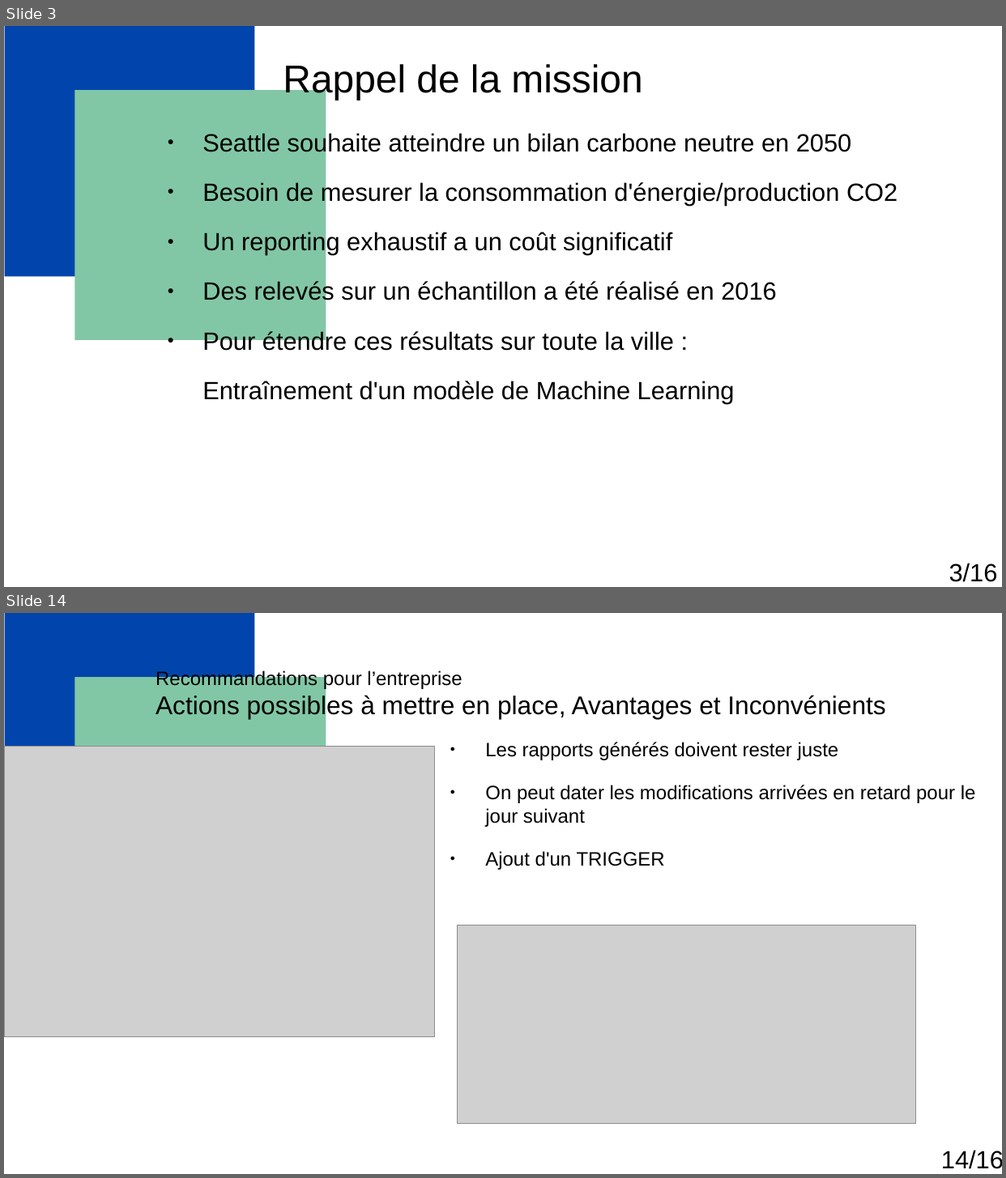
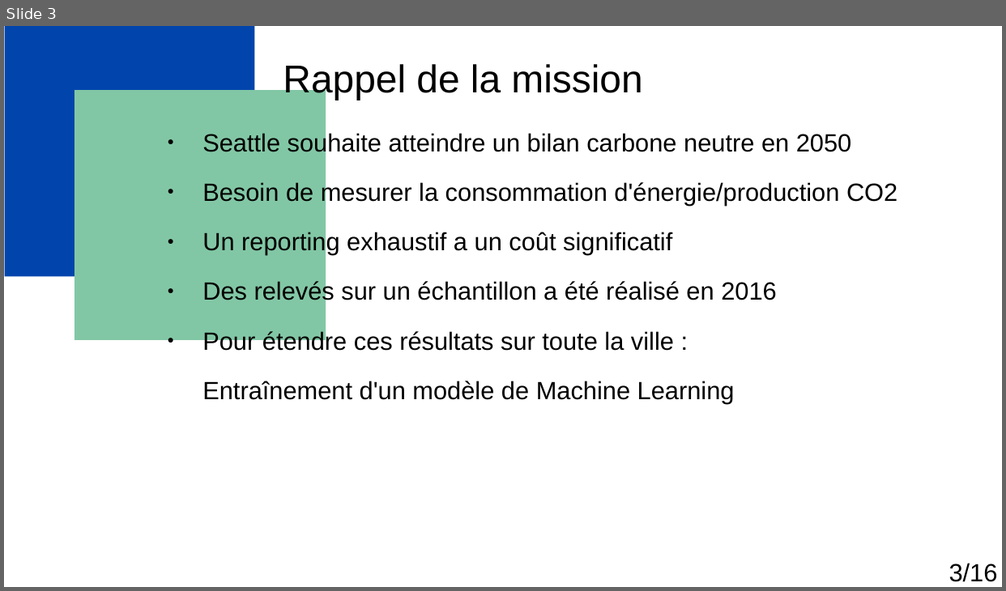
Before and after one commit to Florian-Biggio/Predict-Energy-and-CO2-for-building, a slide deck: Biggio_Florian_1_presentation_122024.odp. Shown one above the other, each under a label of ours: slides 3 and 14 before the commit, slide 3 after it; the slides between them are not shown. The pictures are 1006x1178 and 1006x591 pixels, drawn with LibreOffice and Linux fonts; fonts in the diff are those of the drawing; grey boxes stand for pictures. Boxes give left, top, right and bottom in pixels: in the first picture for what was removed or moved away, otherwise in the second. Text is boxed around its words. In the diff, an @@ line names an element or a change of style, - is before the commit and + after.

```diff
--- a/Biggio_Florian_1_presentation_122024.odp
+++ b/Biggio_Florian_1_presentation_122024.odp
@@ slide 14 removed at [4,613,1002,1174], background #FFFFFF; not listed: 5 template elements that a slide beside it also shows @@
@@ title removed at [155,670,885,719] @@
-Recommandations pour l’entreprise
-Actions possibles à mettre en place, Avantages et Inconvénients
@@ picture removed at [4,747,435,1037] @@
@@ text removed at [485,742,976,870] @@
-● Les rapports générés doivent rester juste
-● On peut dater les modifications arrivées en retard pour le jour suivant
-● Ajout d'un TRIGGER
@@ picture removed at [457,926,915,1124] @@
@@ text removed at [941,1150,1002,1169] @@
-14/16
```
Also in this commit, not shown: 7 slides changed, 6 slides added, 6 other slides removed, 14 other files.
